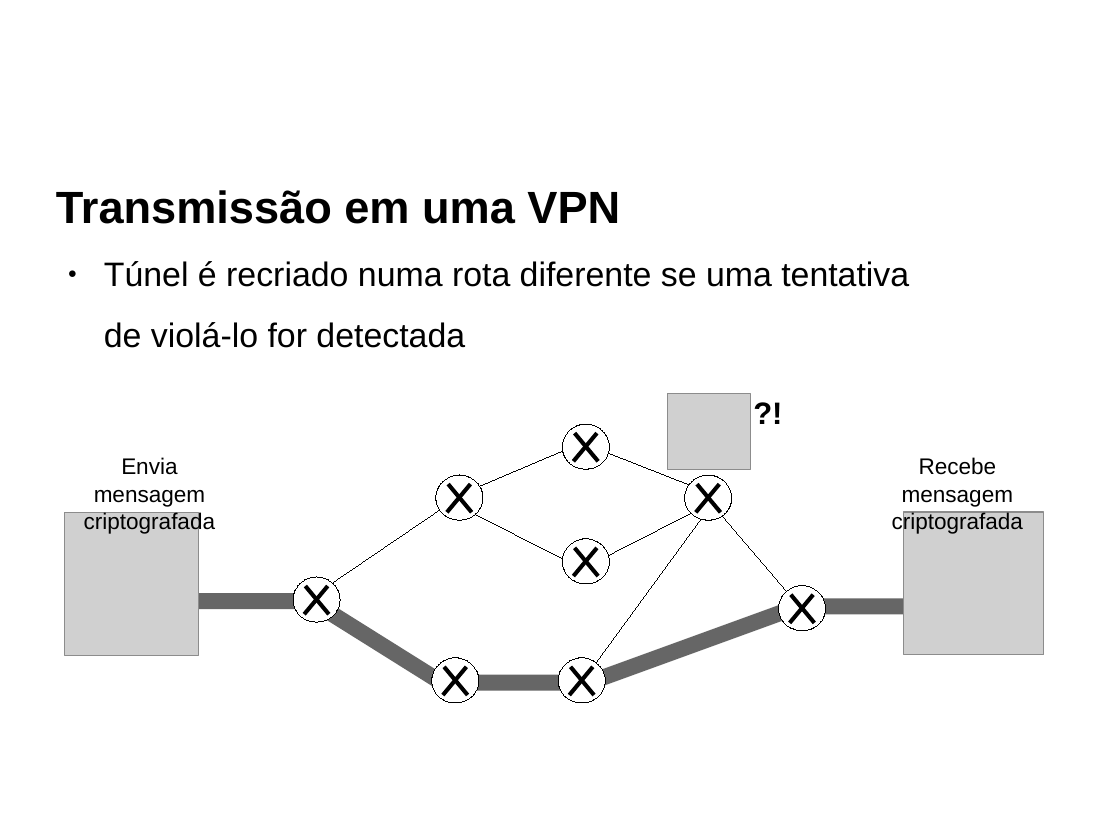
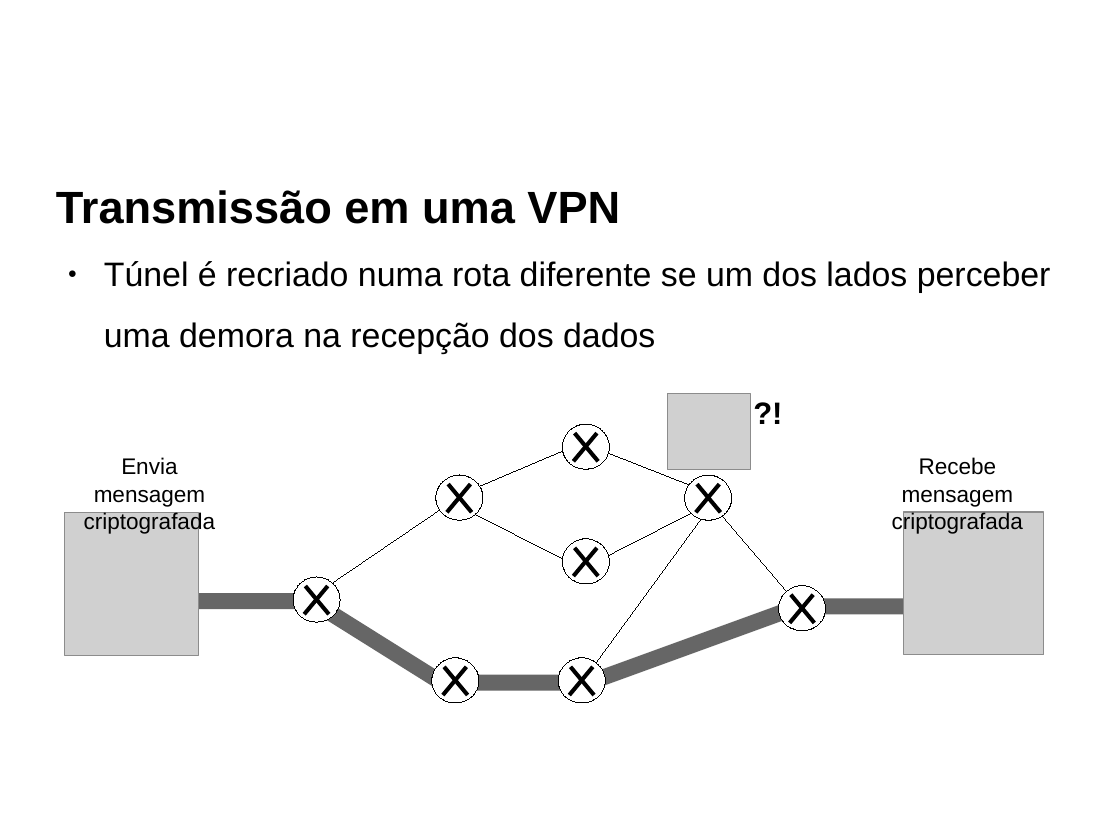
Before and after one commit to redes-2015/l2tp-socket-bug, a slide deck: slide 8 of slides/slides.odp (slide 7 before the commit). Drawn at 1120x840 pixels with LibreOffice and Linux fonts; fonts in the diff are those of the drawing; grey boxes stand for pictures; background and template pictures are left out. Boxes give left, top, right and bottom in pixels: in the first picture for what was removed or moved away, otherwise in the second. Text is boxed around its words. In the diff, an @@ line names an element or a change of style, - is before the commit and + after.

```diff
--- a/slides/slides.odp
+++ b/slides/slides.odp
@@ text at (x1=104, y1=261, x2=1051, y2=354): text changed @@
-● Túnel é recriado numa rota diferente se uma tentativa
-de violá-lo for detectada
+● Túnel é recriado numa rota diferente se um dos lados perceber
+uma demora na recepção dos dados
```
Also in this commit, not shown: 7 other slides changed, 1 other file.
